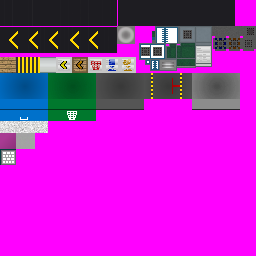
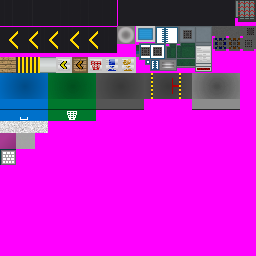
The second 256px x 256px image is a revision of the first. Changes to its layers:
painted on "Color" over [136, 0, 256, 99]
